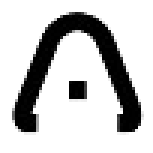
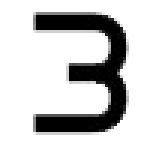
Before/after of a 153x153 layered artwork. What changed in the layer stack:
added layer "Letter B" above "Letter A" over [33, 12, 129, 135]
hid "Letter A" over [12, 12, 144, 135]
